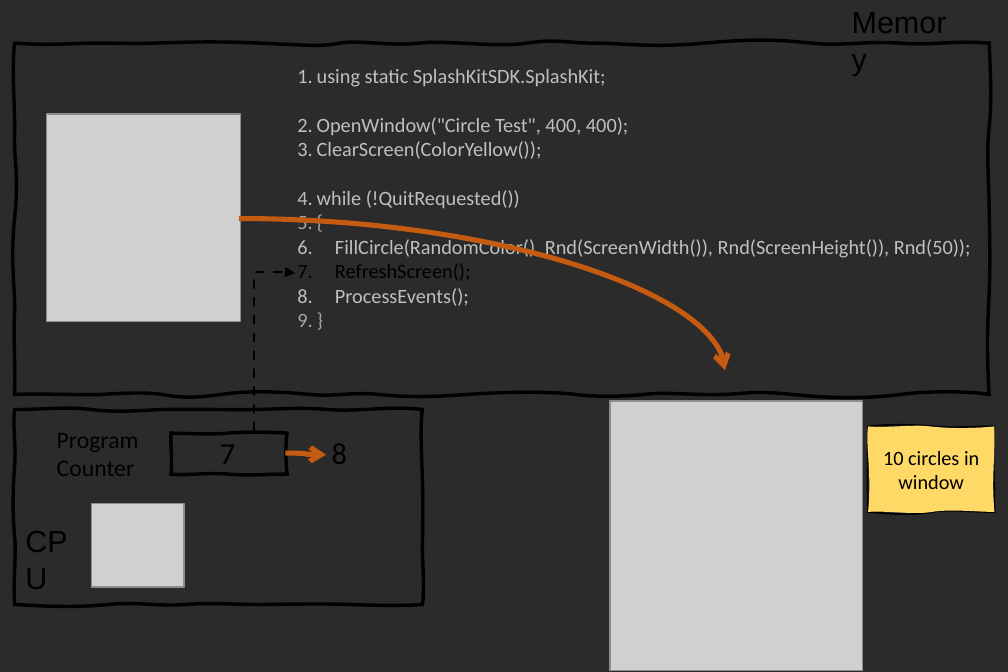
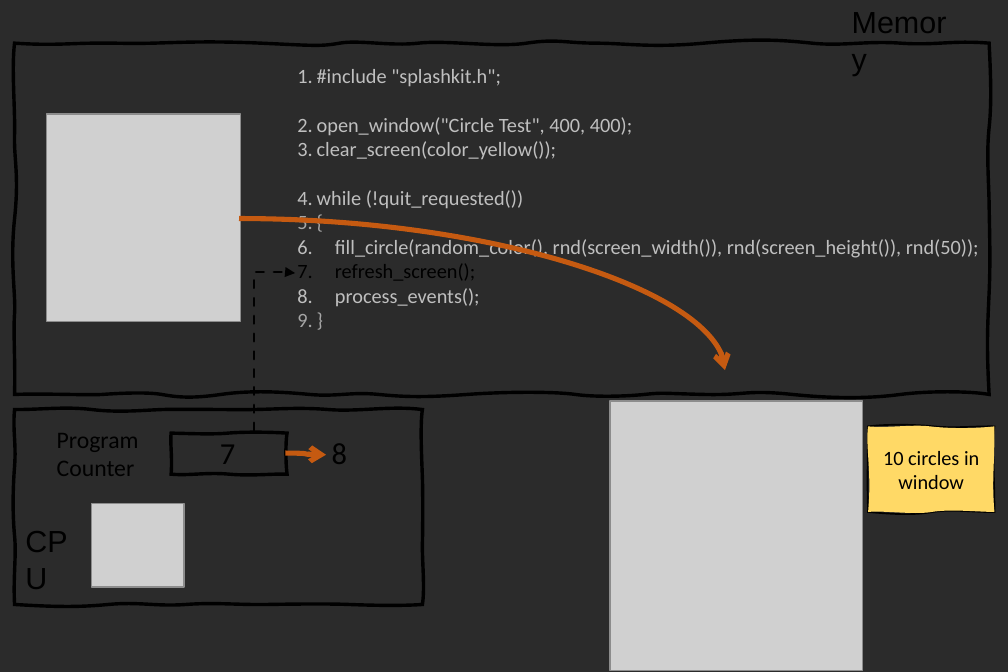
Before and after one commit to splashkit/the-programmers-field-guide, a slide deck: slide 13 of resources/ppt-slides/while-loop-splashkit.pptx. Drawn at 1008x672 pixels with LibreOffice and Linux fonts; fonts in the diff are those of the drawing; grey boxes stand for pictures; background and template pictures are left out; a plain dark background stands for a picture behind light text. Boxes give left, top, right and bottom in pixels: in the first picture for what was removed or moved away, otherwise in the second. Text is boxed around its words. In the diff, an @@ line names an element or a change of style, - is before the commit and + after.

```diff
--- a/resources/ppt-slides/while-loop-splashkit.pptx
+++ b/resources/ppt-slides/while-loop-splashkit.pptx
@@ text at (x1=317, y1=69, x2=632, y2=208): text changed @@
-1. using static SplashKitSDK.SplashKit;
-2. OpenWindow("Circle Test", 400, 400);
-3. ClearScreen(ColorYellow());
-4. while (!QuitRequested())
+1. #include "splashkit.h";
+2. open_window("Circle Test", 400, 400);
+3. clear_screen(color_yellow());
+4. while (!quit_requested())
@@ text at (x1=335, y1=237, x2=979, y2=306): text changed @@
-6. FillCircle(RandomColor(), Rnd(ScreenWidth()), Rnd(ScreenHeight()), Rnd(50));
-7. RefreshScreen();
-8. ProcessEvents();
+6. fill_circle(random_color(), rnd(screen_width()), rnd(screen_height()), rnd(50));
+7. refresh_screen();
+8. process_events();
```
Also in this commit, not shown: 15 other slides changed, 15 other files.
